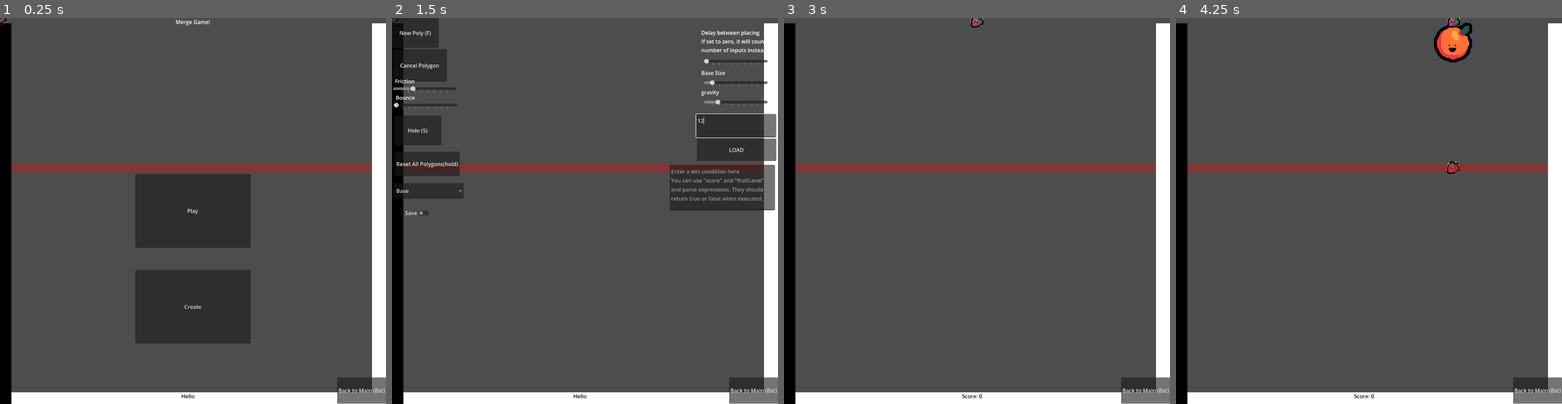
Above: before the commit, frames 1-4 (left to right).
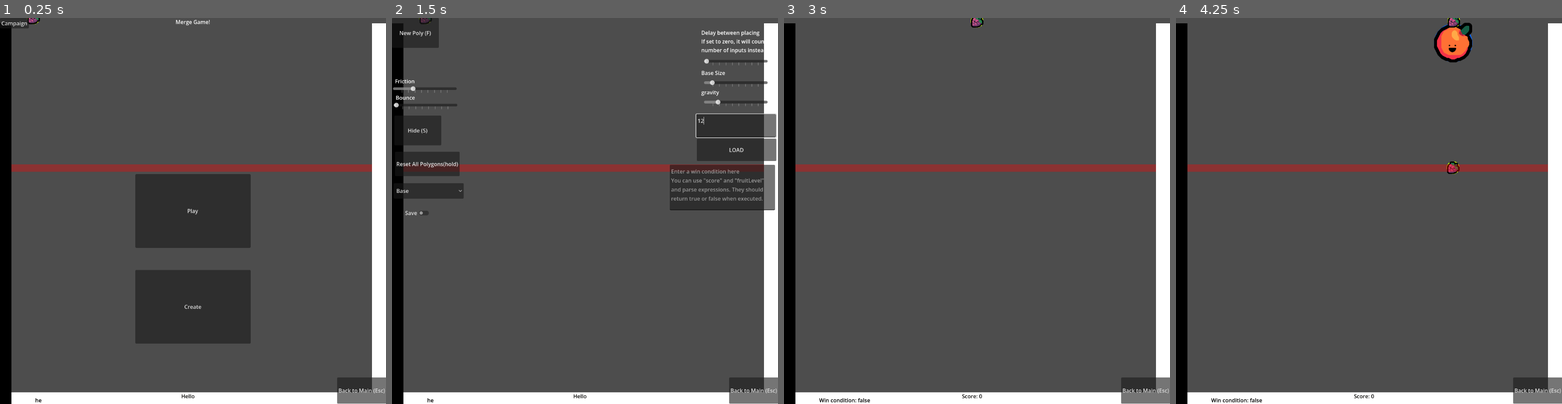
Above: after the commit, the same moments.

Repository: tkscs/project-4-make-a-game-unsteadyapp
Game: Godot game, scene res://main.tscn
Two runs of this game, one before a commit and one after it. Both use one fixed random seed, a clock stepped at 60 frames per second and the inputs below.
Inputs (mouse positions are in pixels of both pictures, inside the frame that each line leads up to):
- Up to frame 1 (0.25 s): no input
- Up to frame 2 (1.5 s): click "Create" at 0.5 s; click (735, 126) at 1.27 s; type "12" at 1.35 s
- Up to frame 3 (3 s): click (1115, 187) at 1.5 s; type "12" at 1.58 s; click "Back to Main (Esc)" at 2 s; click "Play" at 2.75 s
- Up to frame 4 (4.25 s): tap Enter at 3.5 s; move the mouse to (1453, 191) at 3.52 s; press the mouse at (1453, 191) at 3.53 s

The runs differ from the first frame. In frame 1, 0.2% of the frame differs, in the area x 0-11%, y 0-100%; in frame 2, 1.0%, in the area x 0-15%, y 0-100%; in frame 3, less than 0.1%; in frame 4, less than 0.1%.

Commit message:
mayforteenth

Diff:
--- a/bouncepad.tscn
+++ b/bouncepad.tscn
@@ -1,6 +1,7 @@
 [gd_scene format=3 uid="uid://d305ovu343rsi"]
 
 [ext_resource type="Script" uid="uid://cwc1v817qw8r5" path="res://bouncepad.gd" id="1_tihdl"]
+[ext_resource type="Texture2D" uid="uid://rrlvrurww18y" path="res://fruits/fan.png" id="2_uvrkt"]
 
 [node name="bouncepad" type="Area2D" unique_id=966830529]
 collision_mask = 2
@@ -9,6 +10,6 @@
 [node name="collision" type="CollisionPolygon2D" parent="." unique_id=763287399]
 
 [node name="poly" type="Polygon2D" parent="." unique_id=437028178]
-color = Color(1, 0, 1, 1)
+texture = ExtResource("2_uvrkt")
 
 [connection signal="body_entered" from="." to="." method="_on_body_entered"]
--- a/commons.gd
+++ b/commons.gd
@@ -1,4 +1,8 @@
 class_name fruitExtra extends Node
+
+
+
+#polygonIs.texture =
 static func levelToSize(level:int):
 	var size = Autoload.ogsize
 	for i in range(level):
@@ -22,6 +26,27 @@
 	for i in range(polygon.size()):
 		dist += polygon[i].distance_to(polygon[(i+1)%polygon.size()])
 	return dist
+static func subElement(index,arr):
+	var new = []
+	for i in arr:
+		new.append(i[index])
+	return new
+static func loadFrom(textToAnalyse,ref):
+	var objFromUserString = JSON.parse_string(textToAnalyse)
+	var allCollisionObj = []
+	if(typeof(objFromUserString) == TYPE_DICTIONARY):
+		for i in objFromUserString["poly"]:
+			print(i)
+			for j in range(i["polygon"].size()):
+				print(i["polygon"][j])
+				i["polygon"][j] = str_to_var("Vector2" + i["polygon"][j] + "")
+			allCollisionObj.append(fruitExtra.addNewPoly(i["polygon"],i["bounce"],i["friction"],i["collisionEvent"]))
+		for j in objFromUserString["settings"]:
+			ref.set("Autoload." + j, float(objFromUserString["settings"][j]))
+	return allCollisionObj
+static func createSaveString(allCollisionObj):
+	var worldSettings = {"gravity":Autoload.gravity,"expressionToWin":Autoload.expressionToWin,"ogsize":Autoload.ogsize,"maxSpawnRate":Autoload.maxSpawnRate}
+	return(JSON.stringify({"settings":worldSettings,"poly":subElement(1,allCollisionObj)}))
 static func areaOfAirregularPolygon(polygon) -> float:
 	var arrayOfTriIndices = Geometry2D.triangulate_polygon(polygon)
 	var triangeAreas = []
@@ -95,6 +120,10 @@
 			staticBody = preload("res://bouncepad.tscn").instantiate()
 			polygonIs = staticBody.get_child(1) as Polygon2D
 			staticBody.mode = "fan"
+			var image = load("res://fruits/fan.png")
+			#polygonIs.texture = ImageTexture.create_from_image(image)
+			polygonIs.uv = polygon # * Transform2D(Vector2(0.01,0),Vector2(0.01,0),Vector2(0,0))
+			print(polygonIs.uv)
 		else:
 			staticBody = preload("res://obstacle.tscn").instantiate()
 			polygonIs = staticBody.get_child(1) as Polygon2D
--- a/death_marker.gd
+++ b/death_marker.gd
@@ -9,14 +9,13 @@
 var bodiesTouching = null
 # Called every frame. 'delta' is the elapsed time since the previous frame.
 func _process(delta: float) -> void:
-	if(Autoload.state == "playing"):
+	if(Autoload.state == "playing" or Autoload.state == "campaign"):
 		var bodies  = get_overlapping_bodies()
 		if(bodies.size() >0):
 			#if(body in bodies):
 				time+=delta
 				if(time>2):
 					time = 0
-					print("hello")
 					Autoload.gameOver.emit()
 			#elif(bodiesTouching == []):
 				#bodiesTouching
--- a/dropper.gd
+++ b/dropper.gd
@@ -1,7 +1,8 @@
 extends Node2D
 
 var levelOfFruit = 0
-# Called when the node enters the scene tree for the first time.
+var nextSize
+var baseY = 10
 func _ready() -> void:
 	nextSize = getnextfruit()
 	levelOfFruit = fruitExtra.resize(self,levelOfFruit,true)
@@ -16,16 +17,12 @@
 	for i in randi_range(1,toTry):
 		futuresize = fruitExtra.sizeAlg(futuresize)
 	return floor(futuresize)
-var nextSize
-var baseY = 10
 func _input(event: InputEvent) -> void:
-	if(event.is_action("click") and Autoload.state == "playing" and event.pressed == false and Autoload.maxSpawnRate == 0):
-		print(event.to_string())
+	if(event.is_action("click") and (Autoload.state == "playing" or Autoload.state == "campaign") and event.pressed == false and Autoload.maxSpawnRate == 0):
 		spawnFruit()
-		print("spawn")
 # Called every frame. 'delta' is the elapsed time since the previous frame.
 func _process(delta: float) -> void:
-	if(Autoload.state == "playing" ):
+	if(Autoload.state == "playing" or Autoload.state == "campaign"):
 		cooldown-=delta
 		var mousePos = get_global_mouse_position()
 		global_position = Vector2(float(mousePos[0]),10).clamp(Vector2(Autoload.clamps[0].x,baseY),Vector2(Autoload.clamps[1].x,baseY))
--- a/hud.gd
+++ b/hud.gd
@@ -1,15 +1,12 @@
 extends CanvasLayer
 
-
-# Called when the node enters the scene tree for the first time.
 func _ready() -> void:
 	pass # Replace with function body.
 
-
-# Called every frame. 'delta' is the elapsed time since the previous frame.
 func _process(delta: float) -> void:
-	if(Autoload.state == "playing"):
+	if(Autoload.state == "playing" or Autoload.state == "campaign"):
 		$Score.text = "Score: " + str(Autoload.score)
+		$"Win condition".text ="Win condition: " + Autoload.expressionToWin
 
 
 func _on_back_pressed() -> void:
--- a/hud.tscn
+++ b/hud.tscn
@@ -38,4 +38,15 @@
 text = "Back to Main (Esc)"
 metadata/_edit_use_anchors_ = true
 
+[node name="Win condition" type="Label" parent="." unique_id=1359363666]
+anchors_preset = 2
+anchor_top = 1.0
+anchor_bottom = 1.0
+offset_left = 105.0
+offset_top = -23.0
+offset_right = 145.0
+grow_vertical = 0
+theme_override_colors/font_color = Color(0, 0, 0, 1)
+text = "he"
+
 [connection signal="pressed" from="Back" to="." method="_on_back_pressed"]
--- a/main.gd
+++ b/main.gd
@@ -18,6 +18,6 @@
 func gameO():
 	Autoload.score = 0
 	get_tree().call_group("fruit","queue_free")
+	print("Game over")
 	Autoload.state = "main"
 	Autoload.stateChange.emit()
-	print("hello")
--- a/main.tscn
+++ b/main.tscn
@@ -20,6 +20,7 @@
 position = Vector2(-10, 510)
 
 [node name="dropper" parent="." unique_id=1716786120 groups=["playing"] instance=ExtResource("3_h2yge")]
+position = Vector2(100, 0)
 
 [node name="HUD" parent="." unique_id=1704875551 groups=["playing"] instance=ExtResource("5_lquwl")]
 
--- a/title.gd
+++ b/title.gd
@@ -8,17 +8,21 @@
 func stateChange():
 	if(Autoload.state == "main"):
 		show()
+	else:
+		hide()
 
 func _on_play_pressed() -> void:
 	Autoload.state = "playing"
 	Autoload.stateChange.emit()
-	hide()
 
 
 func _on_create_pressed() -> void:
 	Autoload.state = "create"
 	Autoload.stateChange.emit()
-	hide()
-
 func win():
 	$Win.text = "You Win!"
+
+
+func _on_campaign_pressed() -> void:
+	Autoload.state = "campaign"
+	Autoload.stateChange.emit()
--- a/title.tscn
+++ b/title.tscn
@@ -55,5 +55,11 @@
 grow_vertical = 0
 text = "Create"
 
+[node name="Campaign" type="Button" parent="." unique_id=903584948]
+offset_right = 8.0
+offset_bottom = 8.0
+text = "Campaign"
+
 [connection signal="pressed" from="Play" to="." method="_on_play_pressed"]
 [connection signal="pressed" from="Create" to="." method="_on_create_pressed"]
+[connection signal="pressed" from="Campaign" to="." method="_on_campaign_pressed"]
--- a/ui_create.gd
+++ b/ui_create.gd
@@ -19,11 +19,15 @@
 # Called every frame. 'delta' is the elapsed time since the previous frame.
 func _process(delta: float) -> void:
 	if(Autoload.state == "create"):
+		if(drawing):
+			$"Cancel Polygon".show()
+		else:
+			$"Cancel Polygon".hide()
 		if(buttonIsPressed):
 				timerReset += delta
 				if(timerReset > 1):
 					timerReset = 0
-					for i in subElement(0,allCollisionObj):
+					for i in fruitExtra.subElement(0,allCollisionObj):
 						i.queue_free()
 					allCollisionObj = []
 		else:
@@ -44,11 +48,9 @@
 			if clickedOff:
 				$S/load.release_focus()
 				$S/WinCon.release_focus()
-				print("hello")
 
 func _on_button_pressed() -> void:
 	if(Autoload.state == "create"):
-		print("presssed")
 		if(drawing == false):
 			drawing = true
 			for i in $S.get_children():
@@ -80,6 +82,7 @@
 
 
 func _on_back_pressed() -> void:
+	cancelDrawing()
 	Autoload.state = "main"
 	Autoload.stateChange.emit()
 
@@ -112,18 +115,15 @@
 
 func _on_reset_button_up() -> void:
 	buttonIsPressed = false
-func subElement(index,arr):
-	var new = []
-	for i in arr:
-		new.append(i[index])
-	return new
+
 
 func _on_save_toggled(toggled_on: bool) -> void:
 	var childrenOf = $S/save.get_children()
 	var tocall
 	if(toggled_on):
-		var worldSettings = {"gravity":Autoload.gravity,"expressionToWin":Autoload.expressionToWin,"ogsize":Autoload.ogsize,"maxSpawnRate":Autoload.maxSpawnRate}
-		$S/save/saveText.text = JSON.stringify({"settings":worldSettings,"poly":subElement(1,allCollisionObj)})
+		#var worldSettings = {"gravity":Autoload.gravity,"expressionToWin":Autoload.expressionToWin,"ogsize":Autoload.ogsize,"maxSpawnRate":Autoload.maxSpawnRate}
+		#$S/save/saveText.text = JSON.stringify({"settings":worldSettings,"poly":subElement(1,allCollisionObj)})
+		$S/save/saveText.text = fruitExtra.createSaveString(allCollisionObj)
 		tocall = "show"
 	else:
 		tocall = "hide"
@@ -133,18 +133,8 @@
 func _on_load_pressed() -> void:
 	var textToAnalyse = $S/load.text
 	if(textToAnalyse!= ""):
-		var objFromUserString = JSON.parse_string(textToAnalyse)
-		if(typeof(objFromUserString) == TYPE_DICTIONARY):
-			for i in objFromUserString["poly"]:
-				print(i)
-				for j in range(i["polygon"].size()):
-					print(i["polygon"][j])
-					i["polygon"][j] = str_to_var("Vector2" + i["polygon"][j] + "")
-				allCollisionObj.append(fruitExtra.addNewPoly(i["polygon"],i["bounce"],i["friction"],i["collisionEvent"]))
-			for j in objFromUserString["settings"]:
-				print(objFromUserString["settings"][j])
-				set("Autoload." + j, float(objFromUserString["settings"][j]))
-			print(Autoload.gravity)
+		allCollisionObj += fruitExtra.loadFrom(textToAnalyse,self)
+		print(Autoload.gravity)
 func _on_collision_item_selected(index: int) -> void:
 	eventColl = mapOf[index]
 
@@ -166,6 +156,8 @@
 
 
 func _on_cancel_polygon_pressed() -> void:
+	cancelDrawing()
+func cancelDrawing() -> void:
 	polygon = []
 	drawing = false
 	queue_redraw()
Binary file added: Suika attempt.apple-touch-icon.png
Not shown, added: Suika attempt.apple-touch-icon.png.import
Binary file added: Suika attempt.icon.png
Not shown, added: Suika attempt.icon.png.import
Binary file added: Suika attempt.png
Not shown, added: Suika attempt.png.import
Not shown, added: export_presets.cfg
Binary file added: fruits/fan.png
Not shown, added: fruits/fan.png.import
Not shown, added: Suika attempt.audio.position.worklet.js
Not shown, added: Suika attempt.audio.worklet.js
Not shown, added: Suika attempt.html
(and 3 more such lines)
